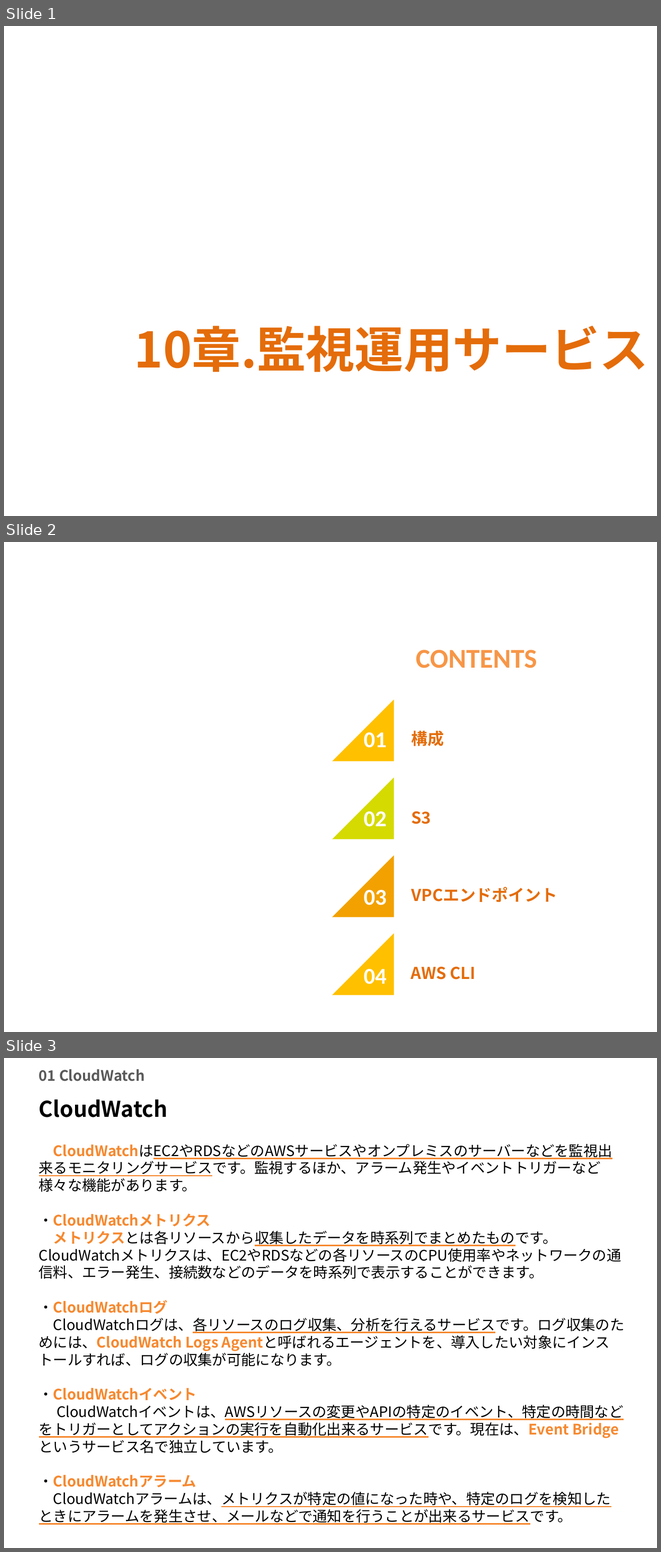
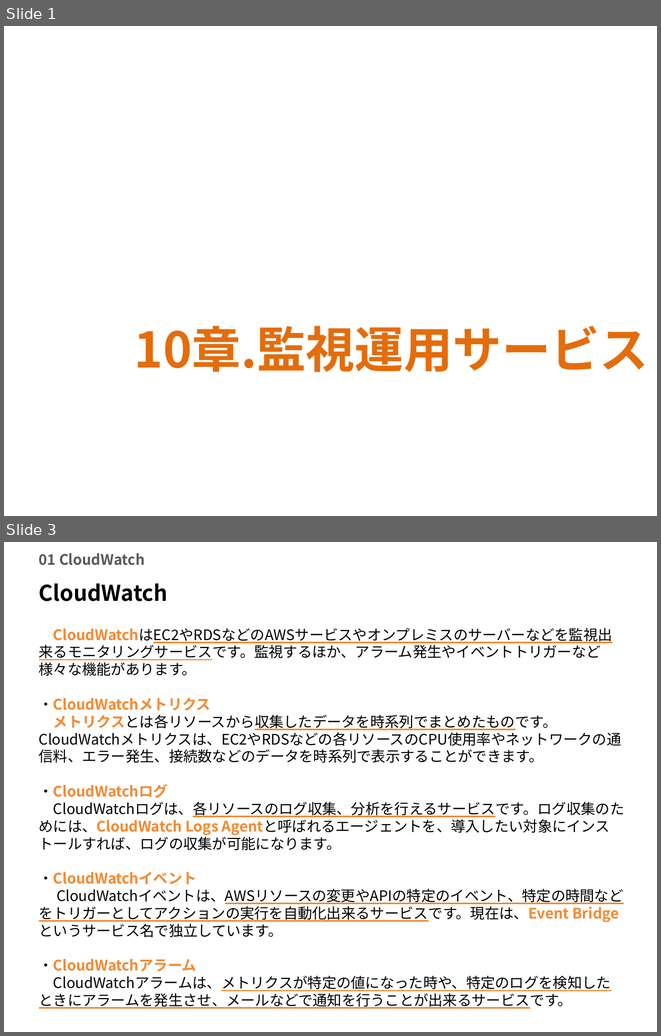
Before and after one commit to naseblab/github-school, a slide deck: 教材/10章_監視運用サービス.pptx. Shown one above the other, each under a label of ours: slides 1, 2 and 3 before the commit, slides 1 and 3 after it; the slides between them are not shown. The pictures are 661x1552 and 661x1036 pixels, drawn with LibreOffice and Linux fonts; fonts in the diff are those of the drawing; background and template pictures are left out. Boxes give left, top, right and bottom in pixels: in the first picture for what was removed or moved away, otherwise in the second. Text is boxed around its words. In the diff, an @@ line names an element or a change of style, - is before the commit and + after.

```diff
--- a/教材/10章_監視運用サービス.pptx
+++ b/教材/10章_監視運用サービス.pptx
@@ slide 2 removed at (x1=4, y1=542, x2=657, y2=1032), background picture (left out) @@
@@ text removed at (x1=416, y1=650, x2=537, y2=668) @@
-CONTENTS
@@ right triangle removed at (x1=333, y1=699, x2=394, y2=761) @@
@@ text removed at (x1=364, y1=729, x2=387, y2=748) @@
-01
@@ text removed at (x1=411, y1=731, x2=444, y2=746) @@
-構成
@@ right triangle removed at (x1=333, y1=777, x2=394, y2=838) @@
@@ text removed at (x1=364, y1=811, x2=387, y2=827) @@
-02
@@ text removed at (x1=411, y1=811, x2=431, y2=824) @@
-S3
@@ right triangle removed at (x1=333, y1=855, x2=394, y2=917) @@
@@ text removed at (x1=364, y1=890, x2=387, y2=905) @@
-03
@@ text removed at (x1=411, y1=886, x2=557, y2=902) @@
-VPCエンドポイント
@@ right triangle removed at (x1=333, y1=933, x2=394, y2=995) @@
@@ text removed at (x1=364, y1=969, x2=387, y2=984) @@
-04
@@ text removed at (x1=411, y1=966, x2=476, y2=979) @@
-AWS CLI
```
Also in this commit, not shown: 1 slide added, 8 other files.
